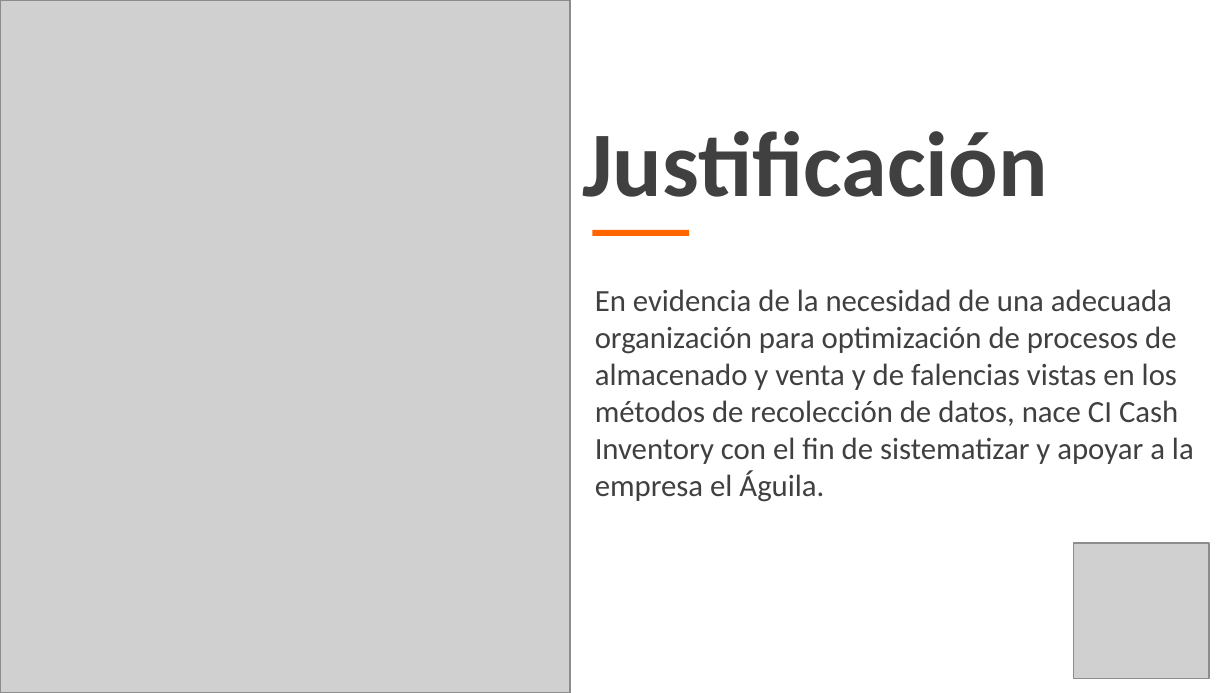
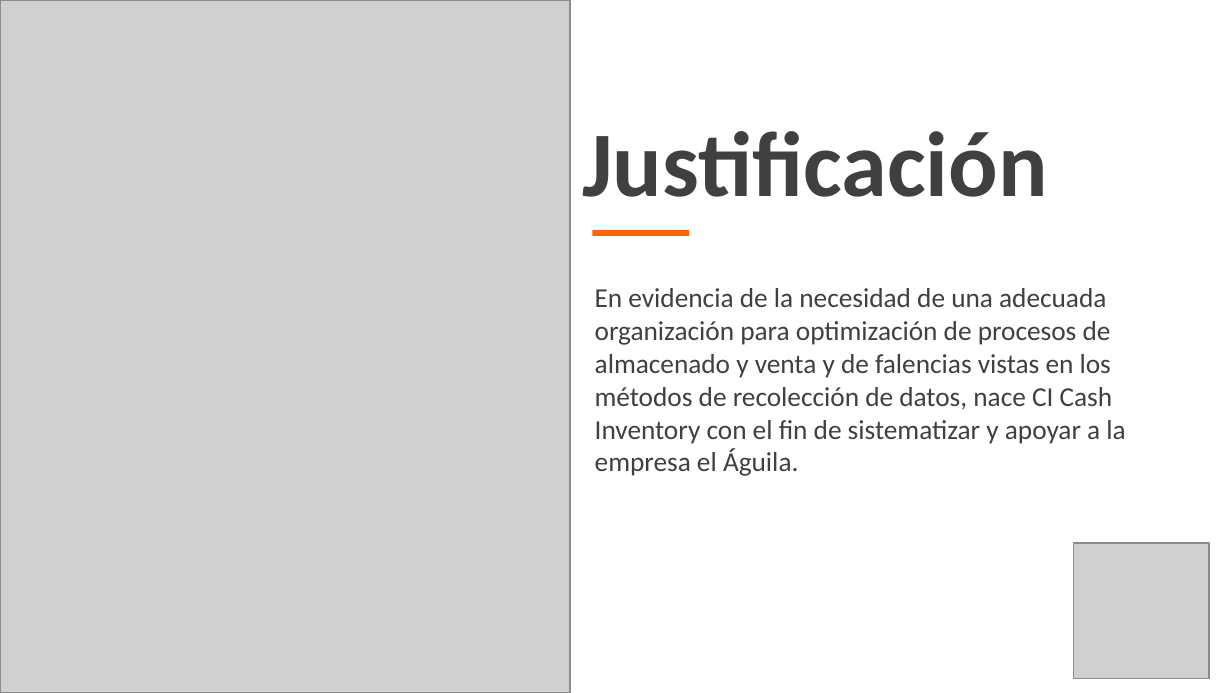
Before and after one commit to bsgaleano20/proyecto_tec_adsi, a slide deck: slide 8 of app/app_documentacion/1er_trim/1_1_1_presentacion_proyecto.pptx. Drawn at 1232x693 pixels with LibreOffice and Linux fonts; fonts in the diff are those of the drawing; grey boxes stand for pictures; background and template pictures are left out. Boxes give left, top, right and bottom in pixels: in the first picture for what was removed or moved away, otherwise in the second. Text is boxed around its words. In the diff, an @@ line names an element or a change of style, - is before the commit and + after.

```diff
--- a/app/app_documentacion/1er_trim/1_1_1_presentacion_proyecto.pptx
+++ b/app/app_documentacion/1er_trim/1_1_1_presentacion_proyecto.pptx
@@ text "En evidencia de la necesidad ..." at <box>595,288,1125,476</box>: size 18 to 16 pt @@
```
Also in this commit, not shown: 4 other slides changed, 1 slide added, 3 other files.
